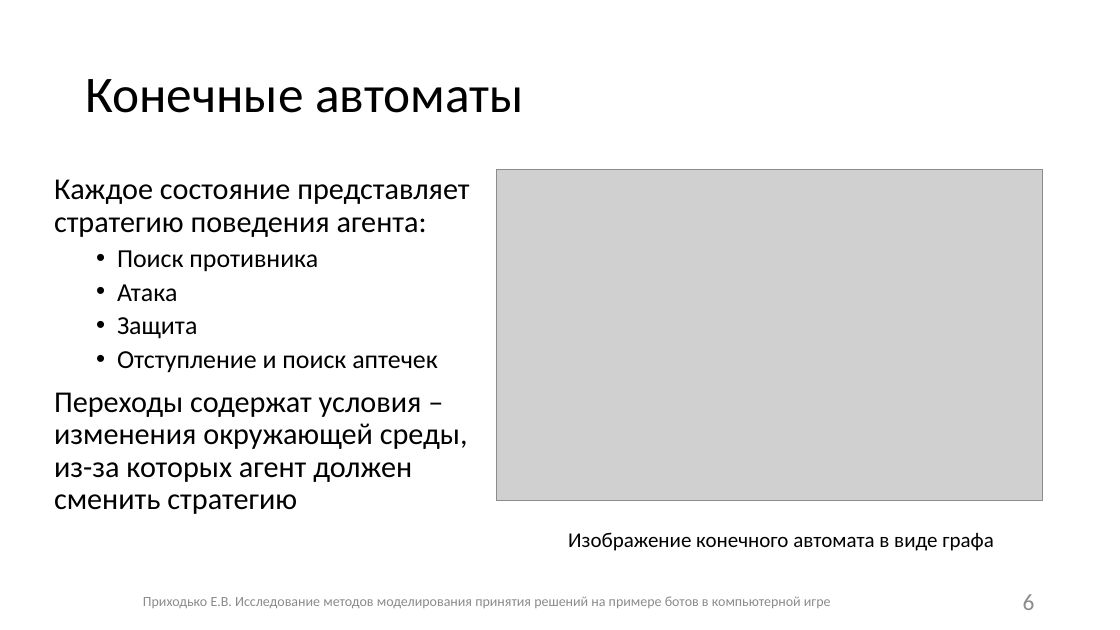
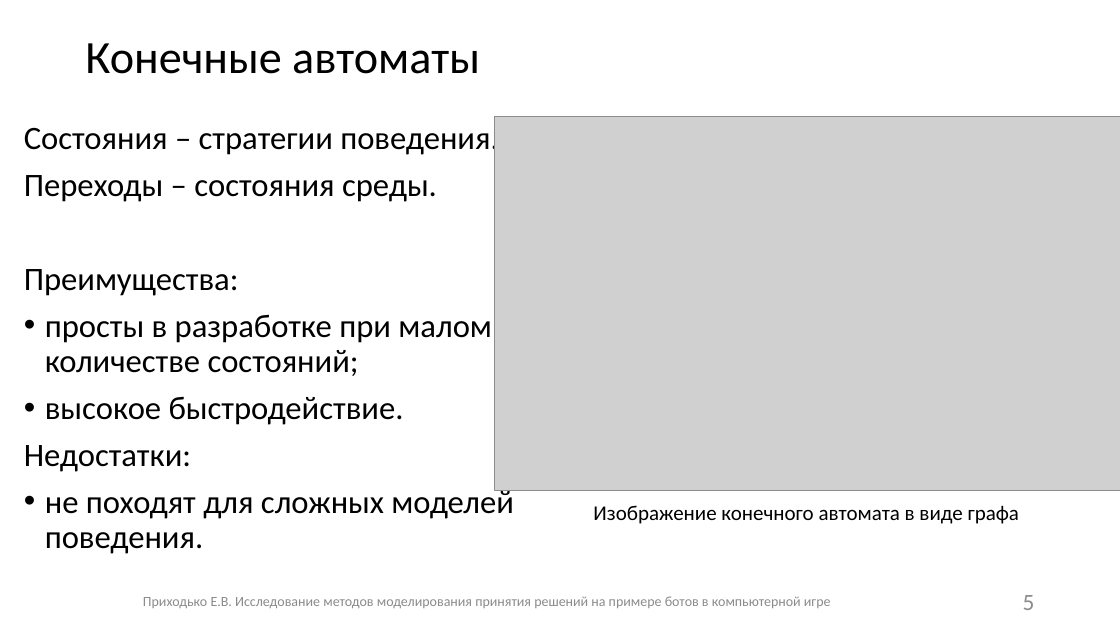
Before and after one commit to Fck-r-sns/Game_AI_thesis, a slide deck: slide 5 of Презентация.pptx (slide 6 before the commit). Drawn at 1120x630 pixels with LibreOffice and Linux fonts; fonts in the diff are those of the drawing; grey boxes stand for pictures. Boxes give left, top, right and bottom in pixels: in the first picture for what was removed or moved away, otherwise in the second. Text is boxed around its words. In the diff, an @@ line names an element or a change of style, - is before the commit and + after.

```diff
--- a/Презентация.pptx
+++ b/Презентация.pptx
@@ title "Конечные автоматы" at [85, 43, 480, 74]: size 44 to 39.6 pt @@
@@ picture: place and size @@
-picture at [497, 170, 1044, 502]
+picture at [495, 117, 1120, 491]
@@ text at [24, 122, 513, 554]: text changed; size 25.9 to 28 pt @@
-Каждое состояние представляет стратегию поведения агента:
-  • Поиск противника
-  • Атака
-  • Защита
-  • Отступление и поиск аптечек
-Переходы содержат условия – изменения окружающей среды, из-за которых агент должен сменить стратегию
+Состояния – стратегии поведения.
+Переходы – состояния среды.
+Преимущества:
+• просты в разработке при малом количестве состояний;
+• высокое быстродействие.
+Недостатки:
+• не походят для сложных моделей поведения.
@@ text "Изображение конечного автомата в виде ...": place and size @@
-text "Изображение конечного автомата в виде ..." at [568, 532, 993, 551]
+text "Изображение конечного автомата в виде ..." at [593, 505, 1019, 524]
@@ page number at [1023, 595, 1035, 610]: text changed @@
-6
+5
```
Also in this commit, not shown: 15 other slides changed, 1 slide added, 1 slide removed, 2 other files.
